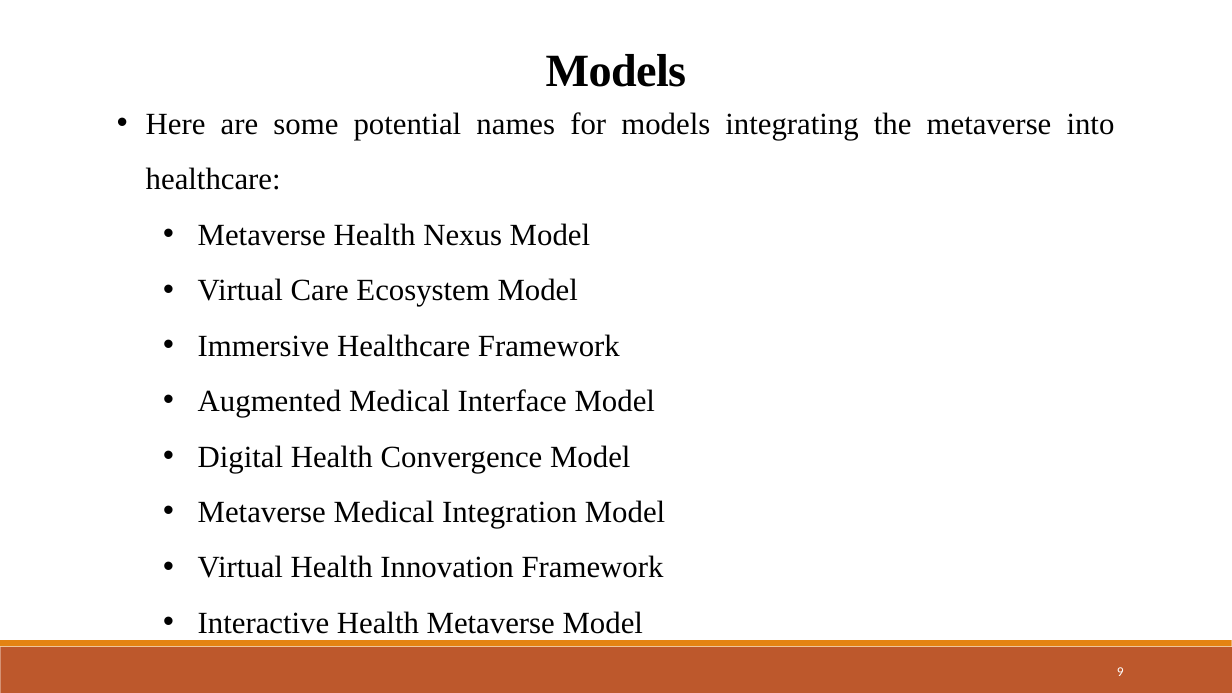
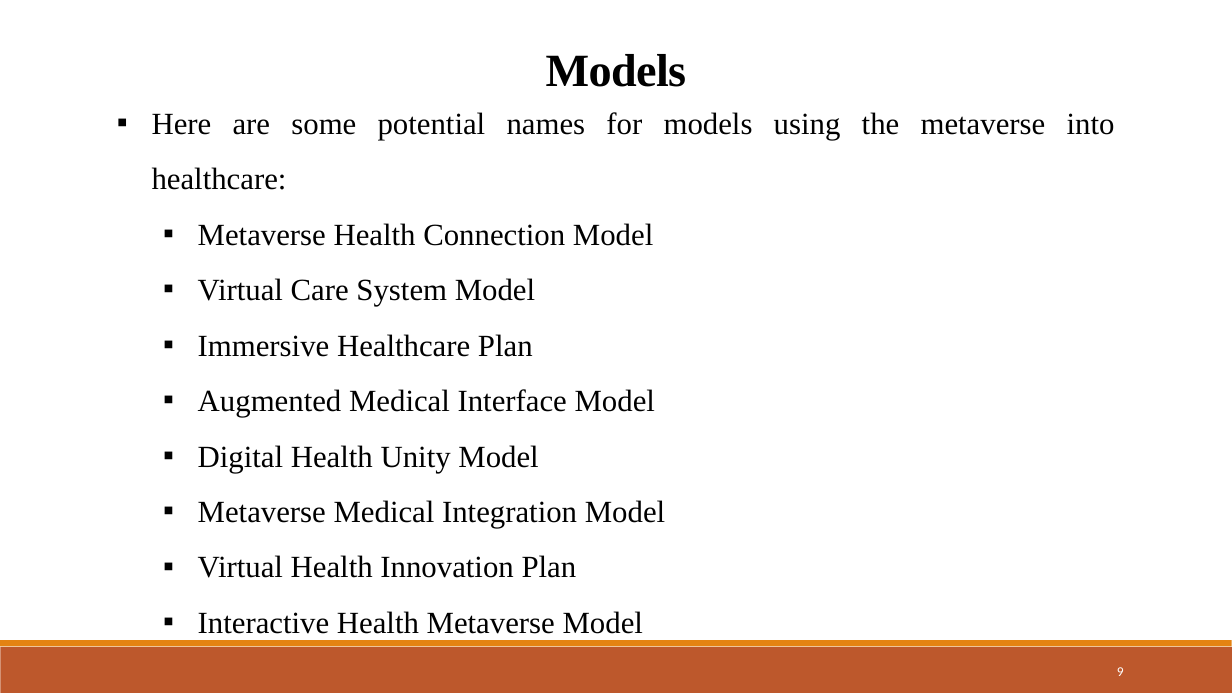
Before and after one commit to Devjethva1111/Metaverse-in-Healthcare, a slide deck: slide 9 of Seminar PPT/23MDS003 - Seminar.pptx. Drawn at 1232x693 pixels with LibreOffice and Linux fonts; fonts in the diff are those of the drawing. Boxes give left, top, right and bottom in pixels: in the first picture for what was removed or moved away, otherwise in the second. Text is boxed around its words. In the diff, an @@ line names an element or a change of style, - is before the commit and + after.

```diff
--- a/Seminar PPT/23MDS003 - Seminar.pptx
+++ b/Seminar PPT/23MDS003 - Seminar.pptx
@@ text at (152, 112, 1115, 357): text changed @@
-• Here are some potential names for models integrating the metaverse into healthcare:
-  • Metaverse Health Nexus Model
-  • Virtual Care Ecosystem Model
-  • Immersive Healthcare Framework
+▪ Here are some potential names for models using the metaverse into healthcare:
+  ▪ Metaverse Health Connection Model
+  ▪ Virtual Care System Model
+  ▪ Immersive Healthcare Plan
@@ text at (198, 389, 665, 634): alignment justified to left; bullet • to ▪ @@
@@ text at (198, 445, 538, 473): text changed @@
-  • Digital Health Convergence Model
+  ▪ Digital Health Unity Model
@@ text at (198, 555, 577, 578): text changed @@
-  • Virtual Health Innovation Framework
+  ▪ Virtual Health Innovation Plan
```
Also in this commit, not shown: 12 other slides changed, 6 slides added, 3 other files.
